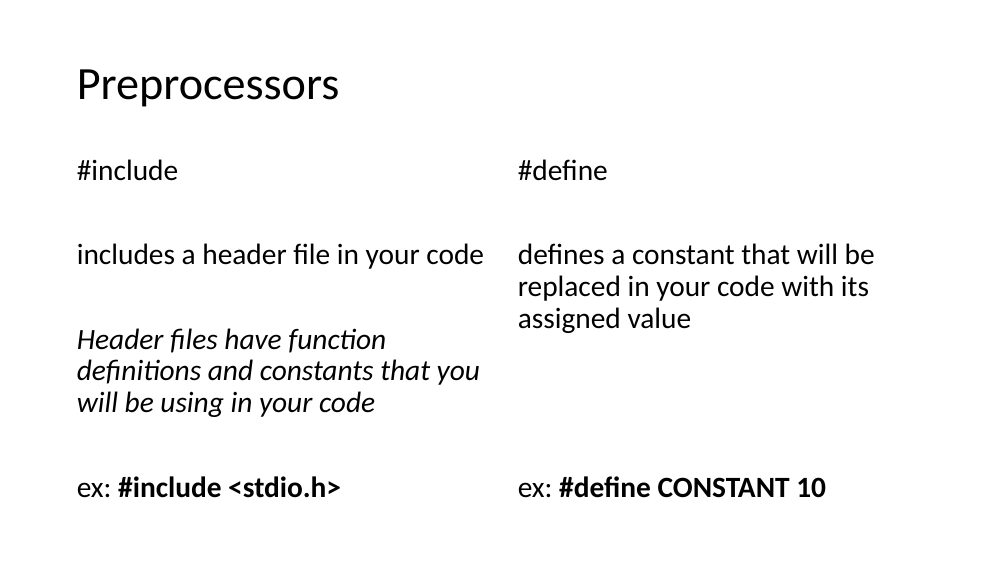
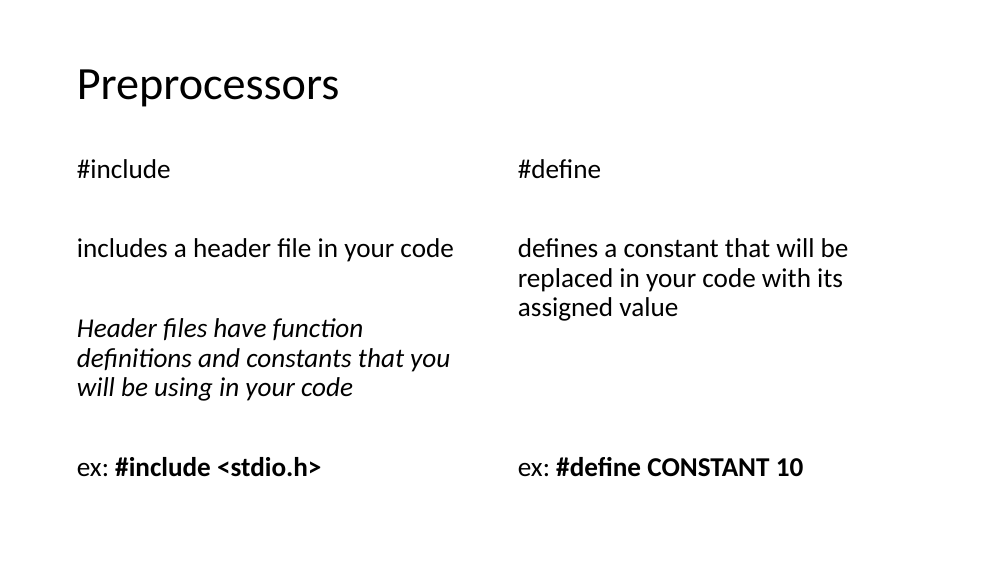
Before and after one commit to Runtime-Learner/McGill-BattleBots-Club, a slide deck: slide 18 of ECSE/Workshop-2/programming-1.pptx. Drawn at 1008x567 pixels with LibreOffice and Linux fonts; fonts in the diff are those of the drawing. Boxes give left, top, right and bottom in pixels: in the first picture for what was removed or moved away, otherwise in the second. Text is boxed around its words. In the diff, an @@ line names an element or a change of style, - is before the commit and + after.

```diff
--- a/ECSE/Workshop-2/programming-1.pptx
+++ b/ECSE/Workshop-2/programming-1.pptx
@@ text "#include" at <box>77,159,453,477</box>: size 28 to 25.9 pt @@
@@ text "#define" at <box>518,159,849,477</box>: size 28 to 25.9 pt @@
```
Also in this commit, not shown: 1 other slide changed, 2 other files.
